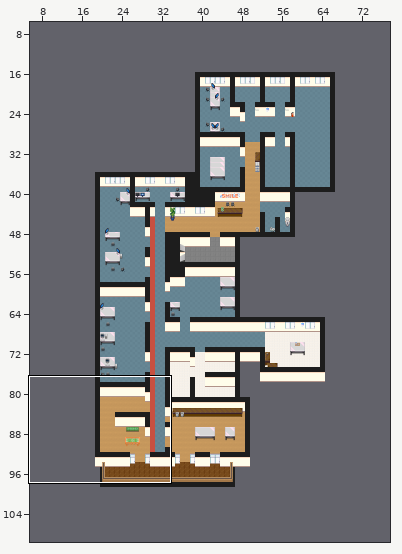
Tiled map (JSON) -- maps/main.json. Above, an overview of the earlier version with the close-up marked.
Close-up. Old version:
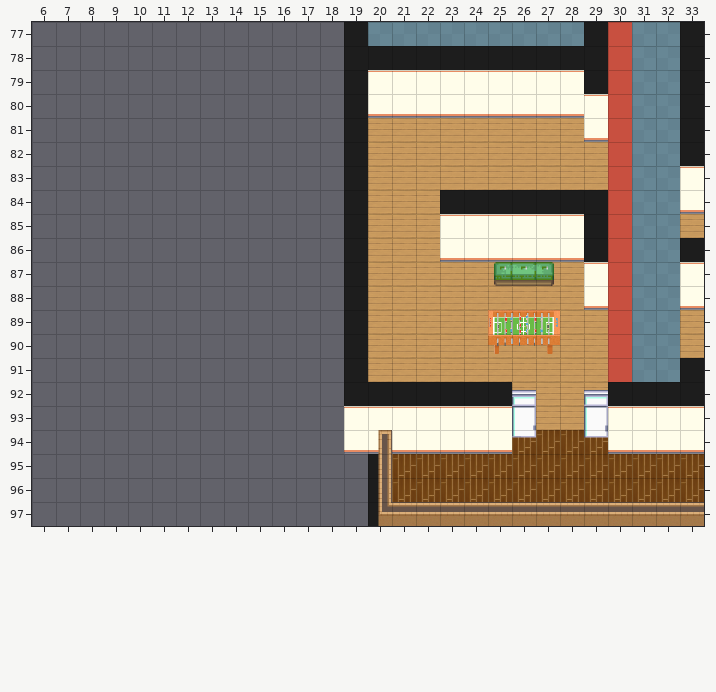
Cells are 32x32 px. Shown: x 6..33, y 77..97. The commit also changed other parts of the map, which this record leaves out. The old version is drawn lined up with the new one.
Once edited:
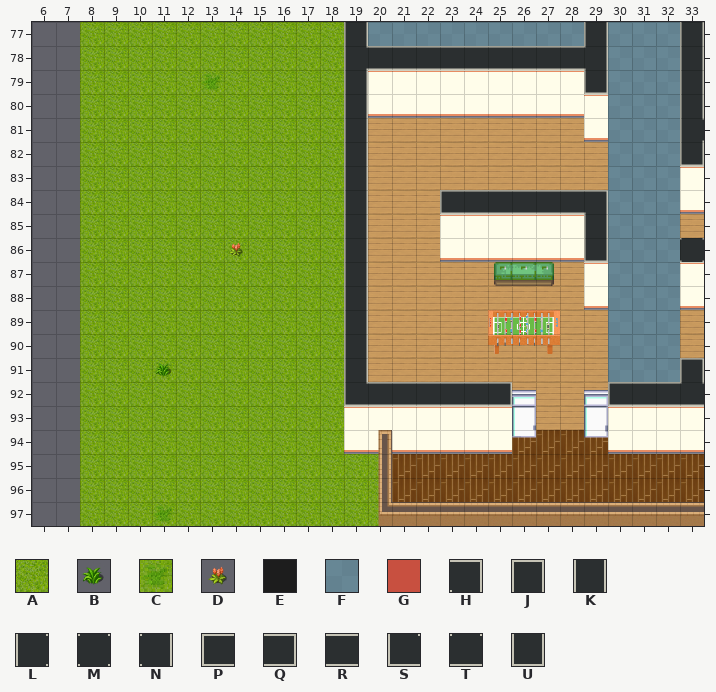
Key: from "custom_outdoor_1": A 0, B 9, C 10, D 18; from "office_2": E 0, F 1, G 6, H 9, J 11, K 19, L 20, M 21, N 22, P 23, Q 25, R 32, S 33, T 34, U 37.
_ is an empty cell.
Tiles of an added or newly shown layer are drawn over the layers below it.
See-through tiles are keyed as they look on the map.
Diff:
map size 75x120 -> 85x128 cells (old content now starts at 5,7; both pictures use the new coordinates)
Layer "ground 1" (added):
y 77..94: x 8..18 ___________ -> AAAAAAAAAAA
y 95..97: x 8..20 _____________ -> AAAAAAAAAAAAA
Layer "ground 2":
y 77: x 19 E -> K; x 29..30 EG -> KF; x 33 E -> K
y 78: x 19..30 EEEEEEEEEEEG -> LRRRRRRRRRNF; x 33 E -> K
y 79: x 13 _ -> C; x 19 E -> K; x 29..30 EG -> UF; x 33 E -> K
y 80: x 19 E -> K; x 30 G -> F; x 33 E -> K
y 81: x 19 E -> K; x 30 G -> F; x 33 E -> L
y 82: x 19 E -> K; x 30 G -> F; x 33 E -> U
y 83: x 19 E -> K; x 30 G -> F
y 84: x 19 E -> K; x 23..30 EEEEEEEG -> PRRRRRHF
y 85: x 19 E -> K; x 29..30 EG -> KF
y 86: x 14 _ -> D; x 19 E -> K; x 29..30 EG -> UF; x 33 E -> M
y 87..90: x 19 E -> K; x 30 G -> F
y 91: x 11 _ -> B; x 19 E -> K; x 30 G -> F; x 33 E -> J
y 92: x 19..25 EEEEEEE -> SRRRRRQ; x 30..33 EEEE -> PRRT
y 95..96: x 20 E -> _
y 97: x 11 _ -> C; x 20 E -> _
Where, in picture pixels (left, top, right, bottom), the same in both close-ups:
changed: (80, 22, 704, 526)
